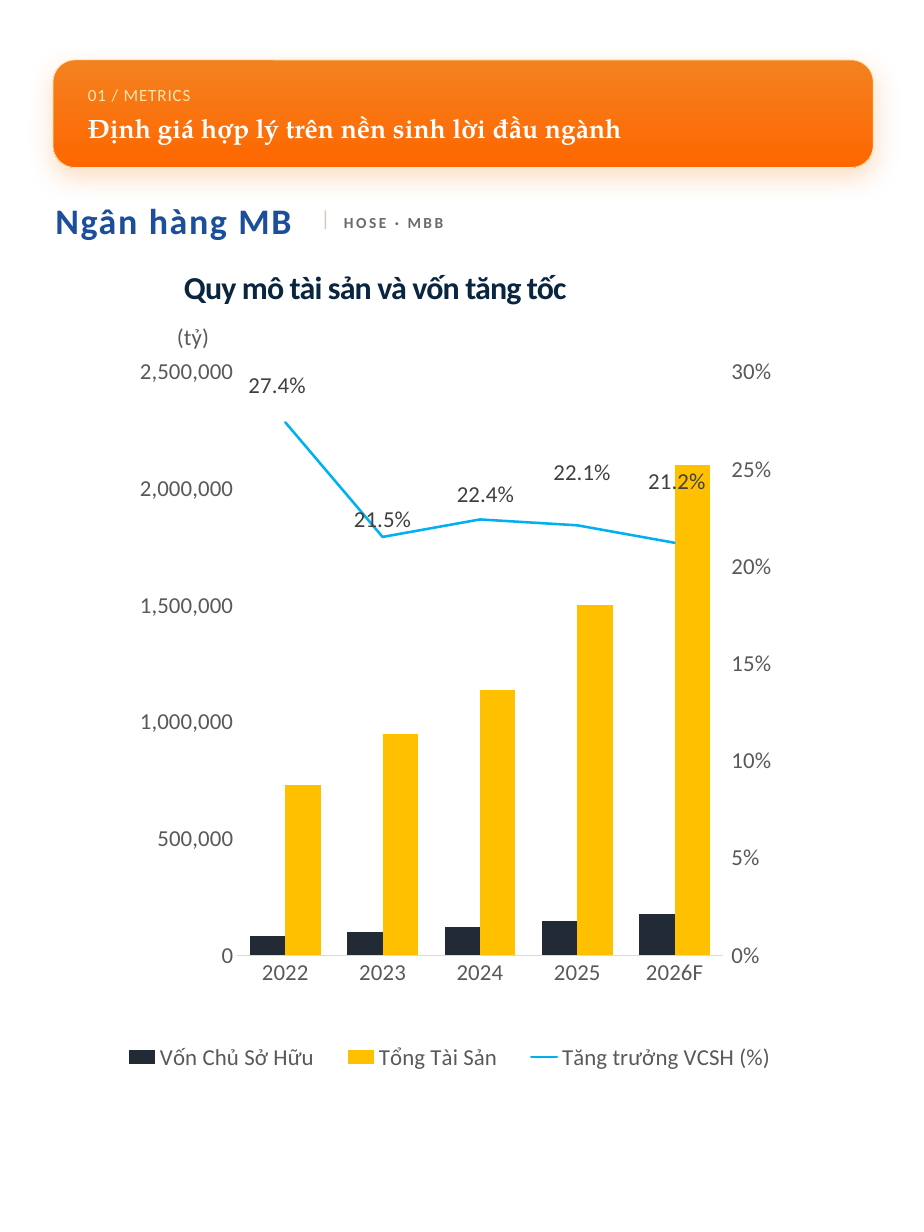
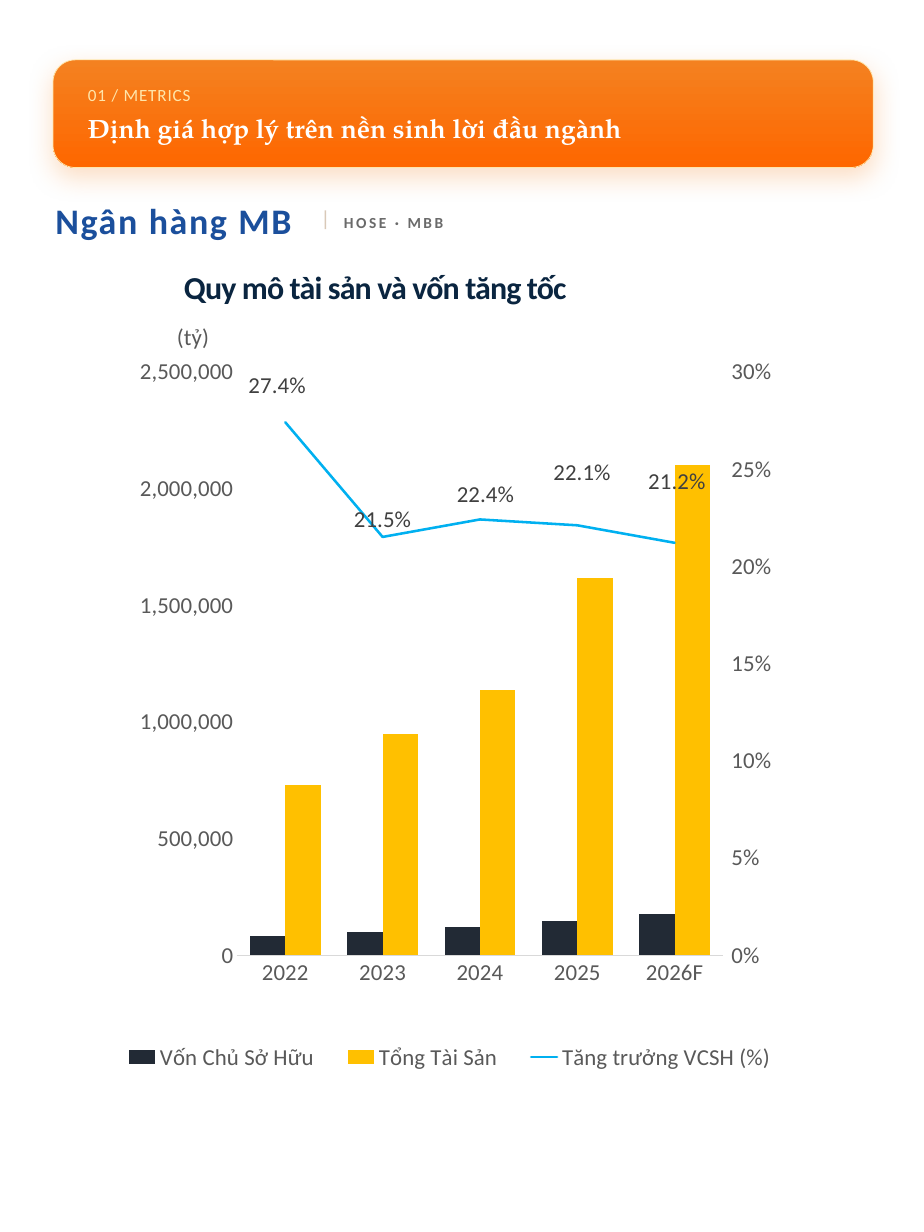
Before and after one commit to datquanton/verbose-guide, a slide deck: slide 3 of hotstock-mbb/Ngan_hang_MBB_Hotstock.pptx. Drawn at 924x1232 pixels with LibreOffice and Linux fonts; fonts in the diff are those of the drawing; background and template pictures are left out. Boxes give left, top, right and bottom in pixels: in the first picture for what was removed or moved away, otherwise in the second. Text is boxed around its words. In the diff, an @@ line names an element or a change of style, - is before the commit and + after.

```diff
--- a/hotstock-mbb/Ngan_hang_MBB_Hotstock.pptx
+++ b/hotstock-mbb/Ngan_hang_MBB_Hotstock.pptx
@@ column chart at bbox=[103, 319, 797, 1106] @@
@@ Tổng Tài Sản, 2025: 1500000 to 1620000 @@
```
Also in this commit, not shown: 2 other slides changed, 4 other files.
